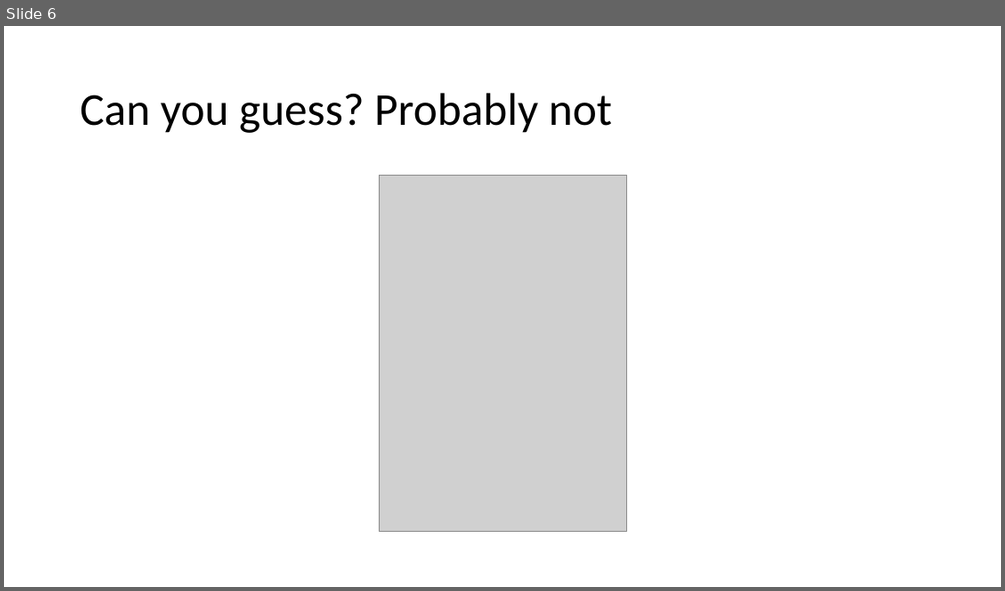
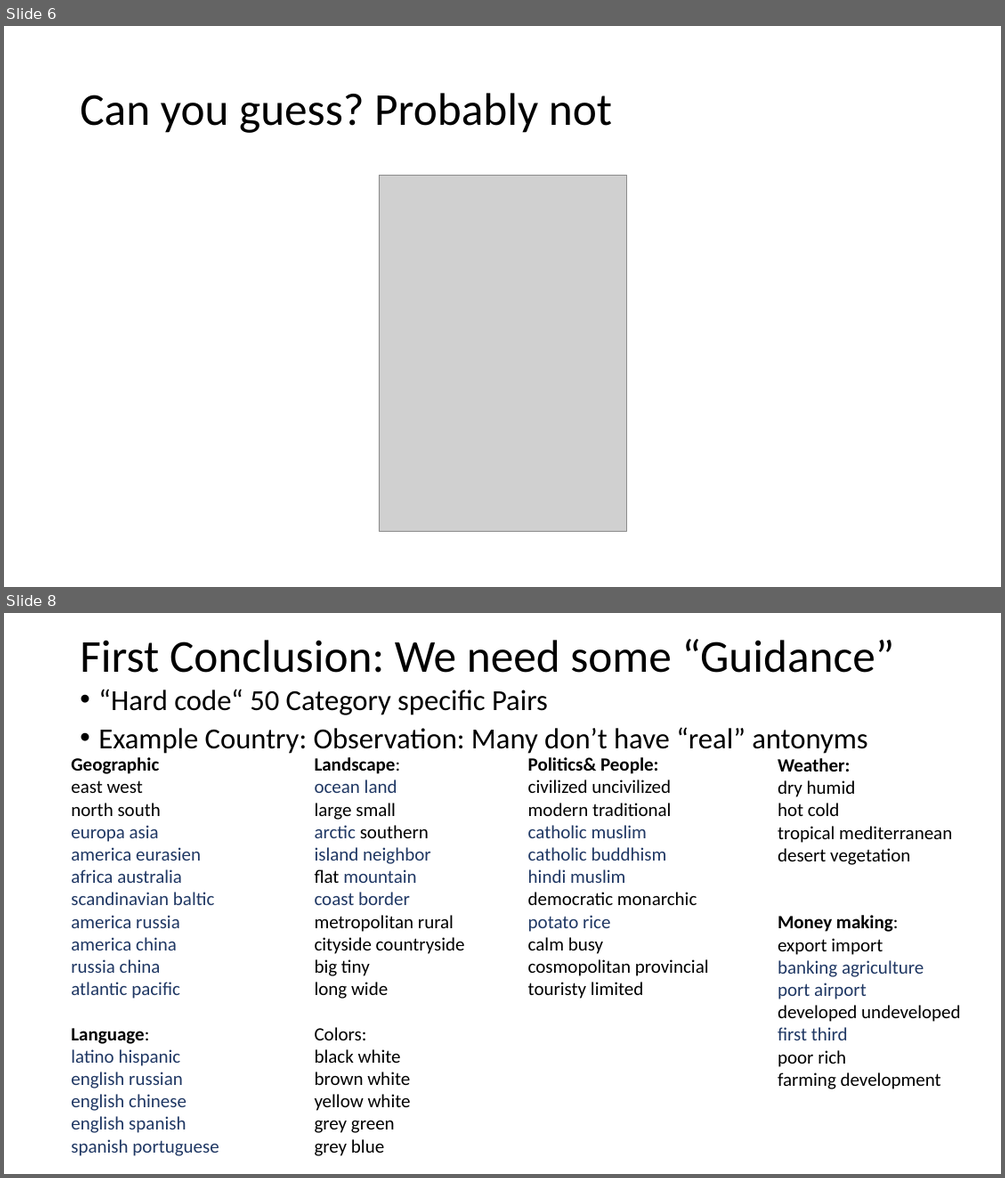
Before and after one commit to ichbinhandsome/Semantic-Differentials-for-Wikipedia-using-the-POLAR-Framework, a slide deck: JanEngler/Praktikum/Results Antonym generation.pptx. Shown one above the other, each under a label of ours: slide 6 before the commit, slides 6 and 8 after it; the slides between them are not shown. The pictures are 1005x591 and 1005x1178 pixels, drawn with LibreOffice and Linux fonts; fonts in the diff are those of the drawing; grey boxes stand for pictures. Boxes give left, top, right and bottom in pixels: in the first picture for what was removed or moved away, otherwise in the second. Text is boxed around its words. In the diff, an @@ line names an element or a change of style, - is before the commit and + after.

```diff
--- a/JanEngler/Praktikum/Results Antonym generation.pptx
+++ b/JanEngler/Praktikum/Results Antonym generation.pptx
@@ slide 8 added at (4, 613, 1001, 1174), background #FFFFFF @@
@@ title added at (80, 639, 895, 673), 44 pt, text #000000 @@
+First Conclusion: We need some “Guidance”
@@ text added at (98, 689, 867, 754), 28 pt, text #000000 @@
+• “Hard code“ 50 Category specific Pairs
+• Example Country: Observation: Many don’t have “real” antonyms
@@ text added at (71, 757, 218, 1156), 18 pt, text #203864 @@
+Geographic
+east west
+north south
+europa asia
+america eurasien
+africa australia
+scandinavian baltic
+america russia
+america china
+russia china
+atlantic pacific
+Language:
+latino hispanic
+english russian
+english chinese
+english spanish
+spanish portuguese
@@ text added at (315, 757, 465, 1156), 18 pt, text #000000 @@
+Landscape:
+ocean land
+large small
+arctic southern
+island neighbor
+flat mountain
+coast border
+metropolitan rural
+cityside countryside
+big tiny
+long wide
+Colors:
+black white
+brown white
+yellow white
+grey green
+grey blue
@@ text added at (528, 757, 709, 998), 18 pt, text #000000 @@
+Politics& People:
+civilized uncivilized
+modern traditional
+catholic muslim
+catholic buddhism
+hindi muslim
+democratic monarchic
+potato rice
+calm busy
+cosmopolitan provincial
+touristy limited
@@ text added at (777, 758, 960, 1089), 18 pt, text #000000 @@
+Weather:
+dry humid
+hot cold
+tropical mediterranean
+desert vegetation
+Money making:
+export import
+banking agriculture
+port airport
+developed undeveloped
+first third
+poor rich
+farming development
```
Also in this commit, not shown: 3 slides changed, 11 other slides added, 3 other files.
